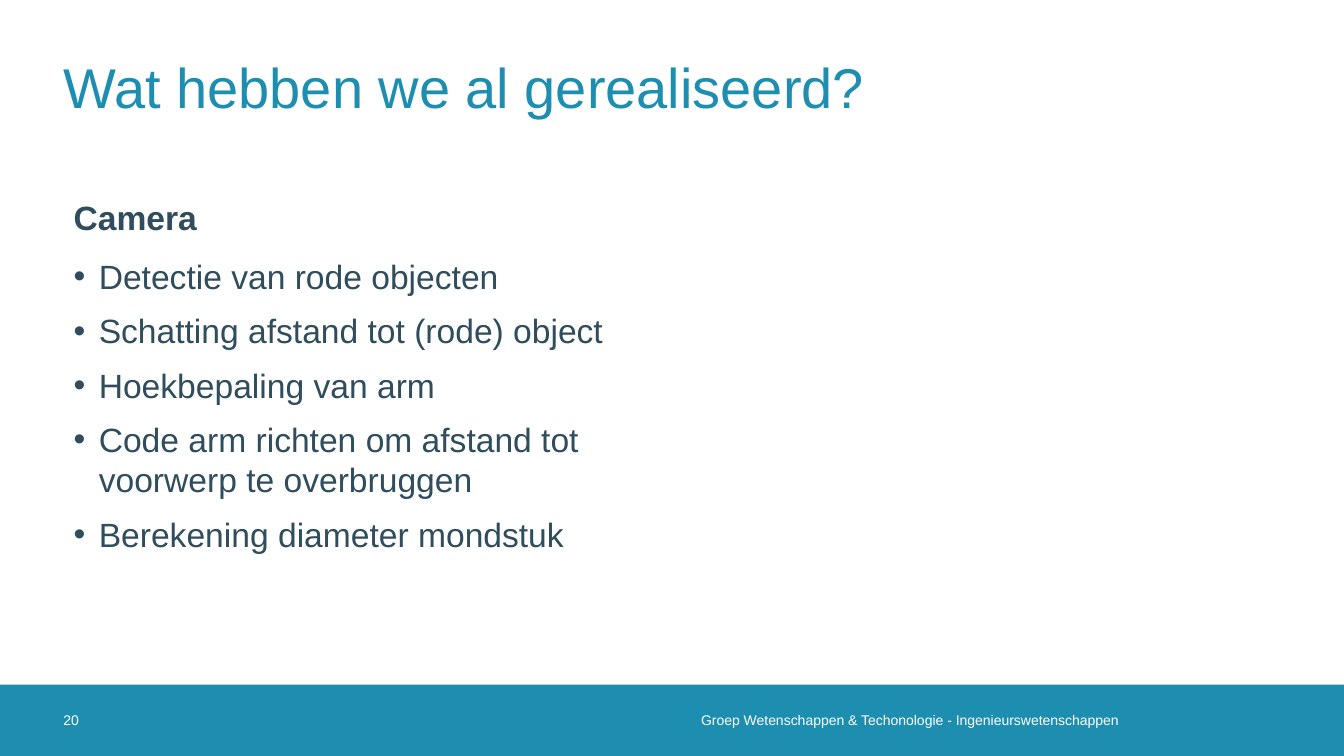
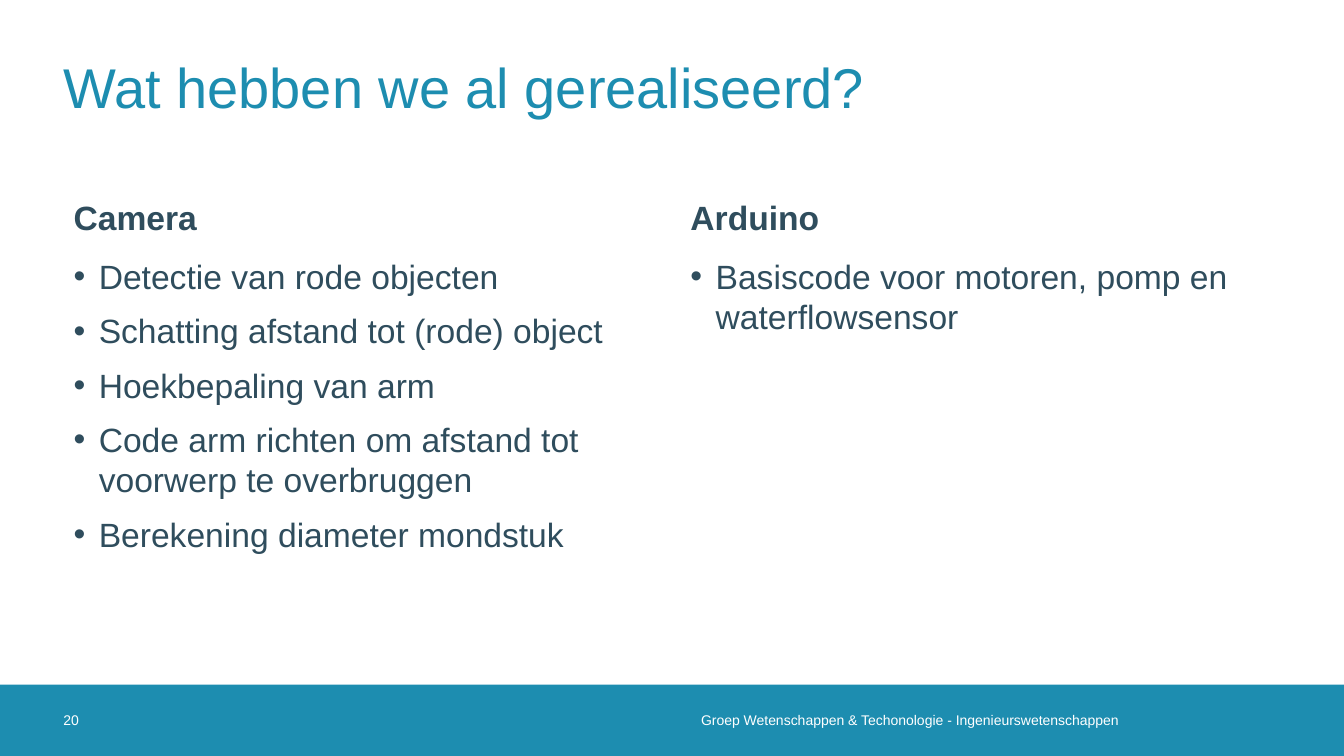
Before and after one commit to 2023-2022-KULAK-IW/2022_2023_Probleemoplossen_en_Ontwerpen_2, a slide deck: slide 20 of Tussentijdse Presentatie .pptx. Drawn at 1344x756 pixels with LibreOffice and Linux fonts; fonts in the diff are those of the drawing; background and template pictures are left out. Boxes give left, top, right and bottom in pixels: in the first picture for what was removed or moved away, otherwise in the second. Text is boxed around its words. In the diff, an @@ line names an element or a change of style, - is before the commit and + after.

Commit message:
ppt

```diff
--- a/Tussentijdse Presentatie .pptx
+++ b/Tussentijdse Presentatie .pptx
@@ text added at bbox=[690, 205, 819, 231], 24 pt, text #2F4D5D, bold @@
+Arduino
@@ text added at bbox=[716, 264, 1227, 330], 24 pt, text #2F4D5D @@
+• Basiscode voor motoren, pomp en waterflowsensor
```
Also in this commit, not shown: 1 other slide changed.
